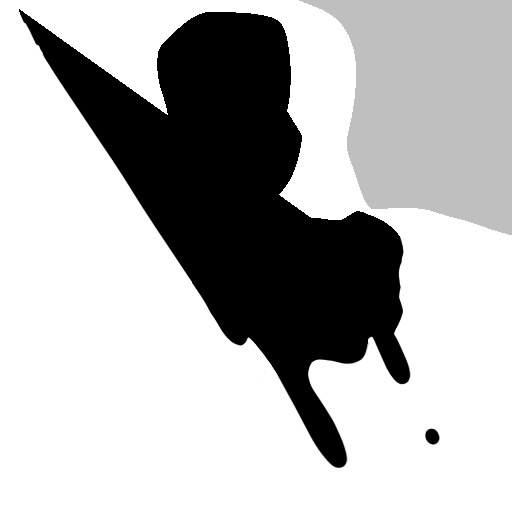
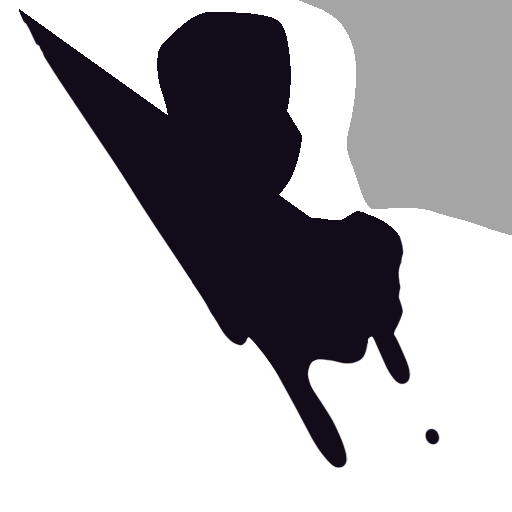
Revision of a layered 512px x 512px image; what changed, layer by layer:
hid "Color Fill 2 copy 5" over box(19, 0, 512, 468)
added layer "Color Fill 2 copy 6" above "Color Fill 2 copy" over box(19, 9, 440, 468)
hid "Color Fill 2 copy" over box(19, 9, 440, 468)
hid "Color Fill 2" over box(157, 12, 302, 216)
added layer "Color Fill 1 copy 2" above "Color Fill 1" over box(299, 0, 512, 235)
hid "Color Fill 1" over box(299, 0, 512, 235)
